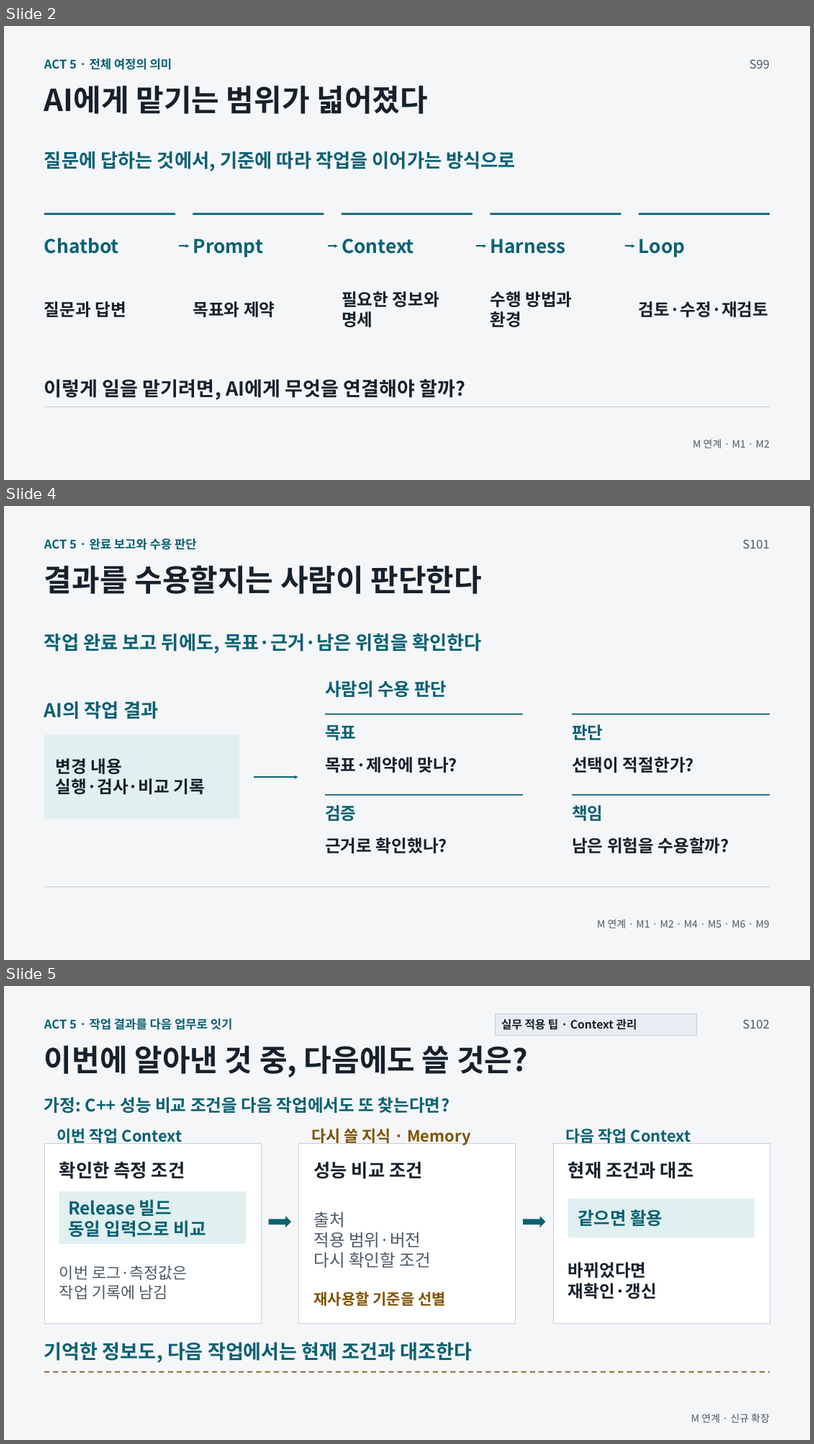
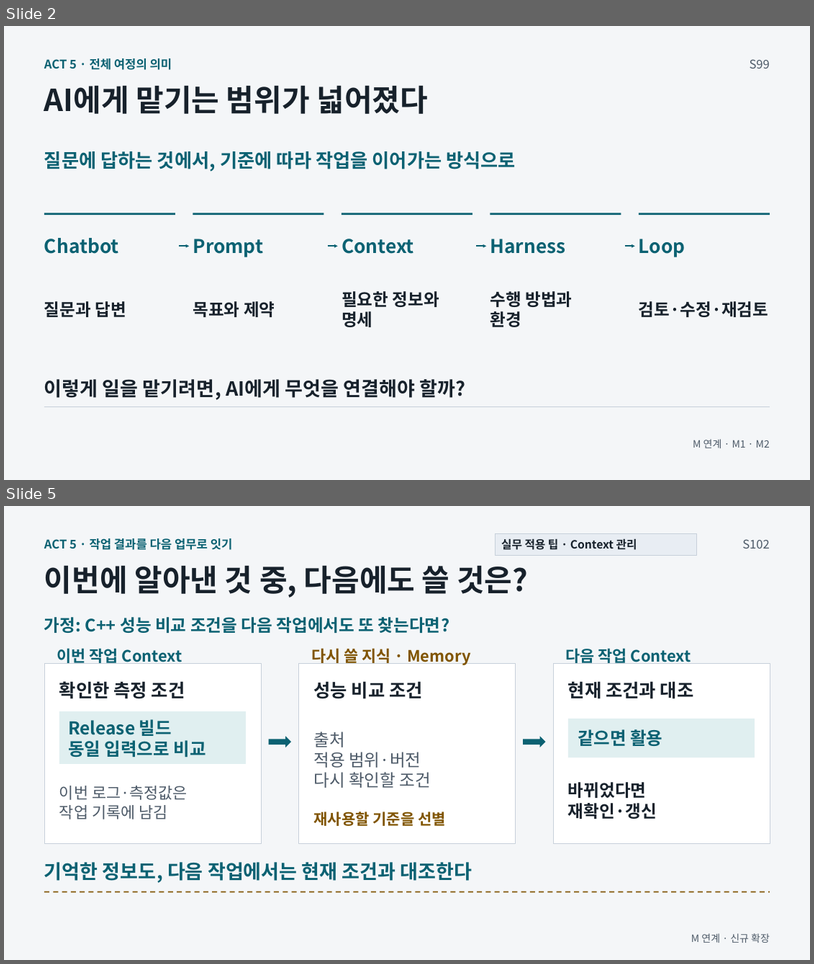
Before and after one commit to GideokKim/ai-dev-training, a slide deck: production/ACT_5.pptx. Shown one above the other, each under a label of ours: slides 2, 4 and 5 before the commit, slides 2 and 5 after it; the slides between them are not shown. The pictures are 814x1444 and 814x964 pixels, drawn with LibreOffice and Linux fonts; fonts in the diff are those of the drawing. Boxes give left, top, right and bottom in pixels: in the first picture for what was removed or moved away, otherwise in the second. Text is boxed around its words. In the diff, an @@ line names an element or a change of style, - is before the commit and + after.

```diff
--- a/production/ACT_5.pptx
+++ b/production/ACT_5.pptx
@@ slide 4 removed at [4,506,810,960], background #F4F6F8 @@
@@ text removed at [44,538,197,550] @@
-ACT 5 · 완료 보고와 수용 판단
@@ text removed at [743,539,770,548] @@
-S101
@@ text removed at [44,565,483,594] @@
-결과를 수용할지는 사람이 판단한다
@@ text removed at [44,633,482,654] @@
-작업 완료 보고 뒤에도, 목표·근거·남은 위험을 확인한다
@@ text removed at [325,680,447,698] @@
-사람의 수용 판단
@@ text removed at [44,701,158,719] @@
-AI의 작업 결과
@@ line removed from (325, 714) to (523, 714) @@
@@ line removed from (573, 714) to (771, 714) @@
@@ rectangle removed at [44,735,240,818] @@
@@ text removed at [325,725,356,740] @@
-목표
@@ text removed at [572,724,603,740] @@
-판단
@@ text removed at [56,758,205,794] @@
-변경 내용
-실행·검사·비교 기록
@@ text removed at [325,757,458,772] @@
-목표·제약에 맞나?
@@ text removed at [572,757,694,772] @@
-선택이 적절한가?
@@ arrow removed from (255, 777) to (298, 777) @@
@@ line removed from (325, 795) to (523, 795) @@
@@ text removed at [325,805,356,821] @@
-검증
@@ text removed at [572,805,603,821] @@
-책임
@@ line removed from (573, 795) to (771, 795) @@
@@ text removed at [325,837,448,853] @@
-근거로 확인했나?
@@ text removed at [572,837,730,853] @@
-남은 위험을 수용할까?
@@ line removed from (44, 886) to (771, 886) @@
@@ text removed at [597,919,770,928] @@
-M 연계 · M1 · M2 · M4 · M5 · M6 · M9
```
Also in this commit, not shown: 1 slide changed, 1 slide added, 18 other files.
